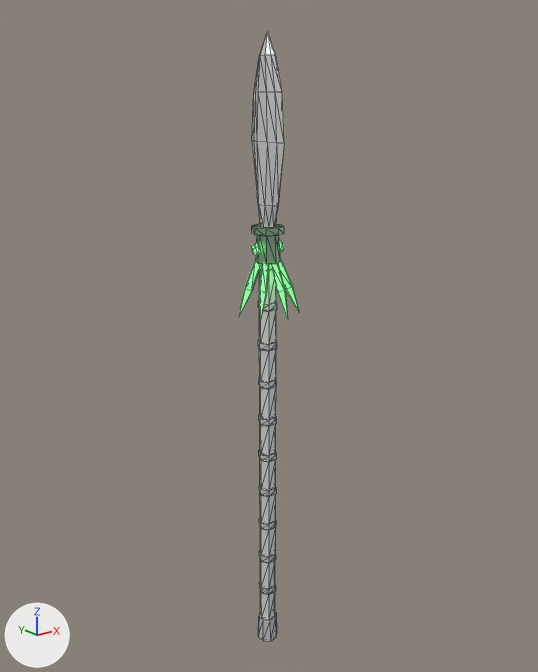
A saved change to the glTF model public/assets/models/polearm_uncommon.glb.
Rendered twice from a 50 mm camera at (-128.0, -160.6, 117.3) aimed at (2.0, 1.9, 52.3). Lighting does not change. The marker at lower left points along +X, +Y and +Z. The older version comes first. Mesh edges are drawn as thin lines. Vertices at exactly the same position are counted once.

The first picture shows 'polearm_uncommon_export'.
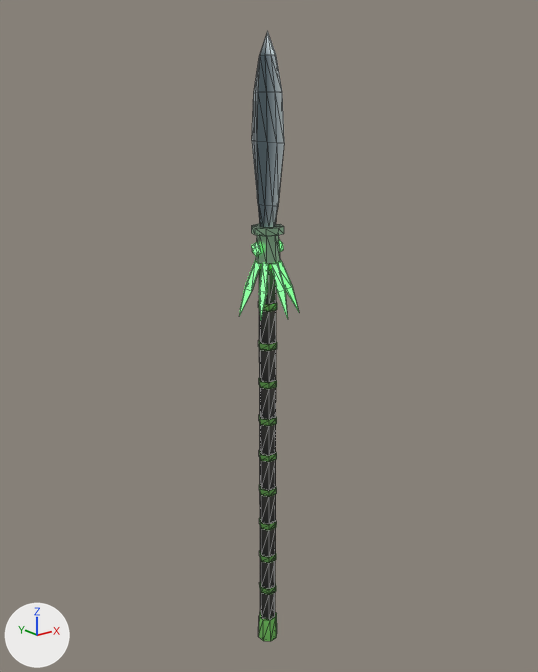
What changed in the scene script:
```text
Change me_polearm_uncommon_001:
    where me_polearm_uncommon_001.from_pydata(...)  # 426 vertices, 720 faces; spans x -9.0..9.0, y -9.0..8.0, z -50.0..135.0
    used by ob_polearm_uncommon_export; location = (0.0, 0.0, 0.0)
    me_polearm_uncommon_001 part 1: 310 faces centred in x -3.0..3.0, y -6.0..6.0, z -50.0..131.0 are repainted in the vertex colours; the middle colour goes from white #ffffff to green #71ad5f
    me_polearm_uncommon_001 part 2: 116 faces centred in x -2.0..2.0, y -2.0..2.0, z -39.0..126.0 are repainted in the vertex colours; the middle colour goes from white #ffffff to dark grey #3d3c37
    me_polearm_uncommon_001 part 3: 100 faces centred in x -2.0..2.0, y -2.0..2.0, z -42.0..70.0 are repainted in the vertex colours; the middle colour goes from white #ffffff to black #212122
```

Boxes (x1, y1, x2, y2) around the edits, measured in the pictures (538 x 672 px):
part 1 of me_polearm_uncommon_001, recoloured (darker): (252, 31, 284, 641) in both
part 2 of me_polearm_uncommon_001, recoloured (white to dark grey): (257, 55, 276, 620) in both
part 3 of me_polearm_uncommon_001, recoloured (white to black): (259, 270, 269, 620) in both
